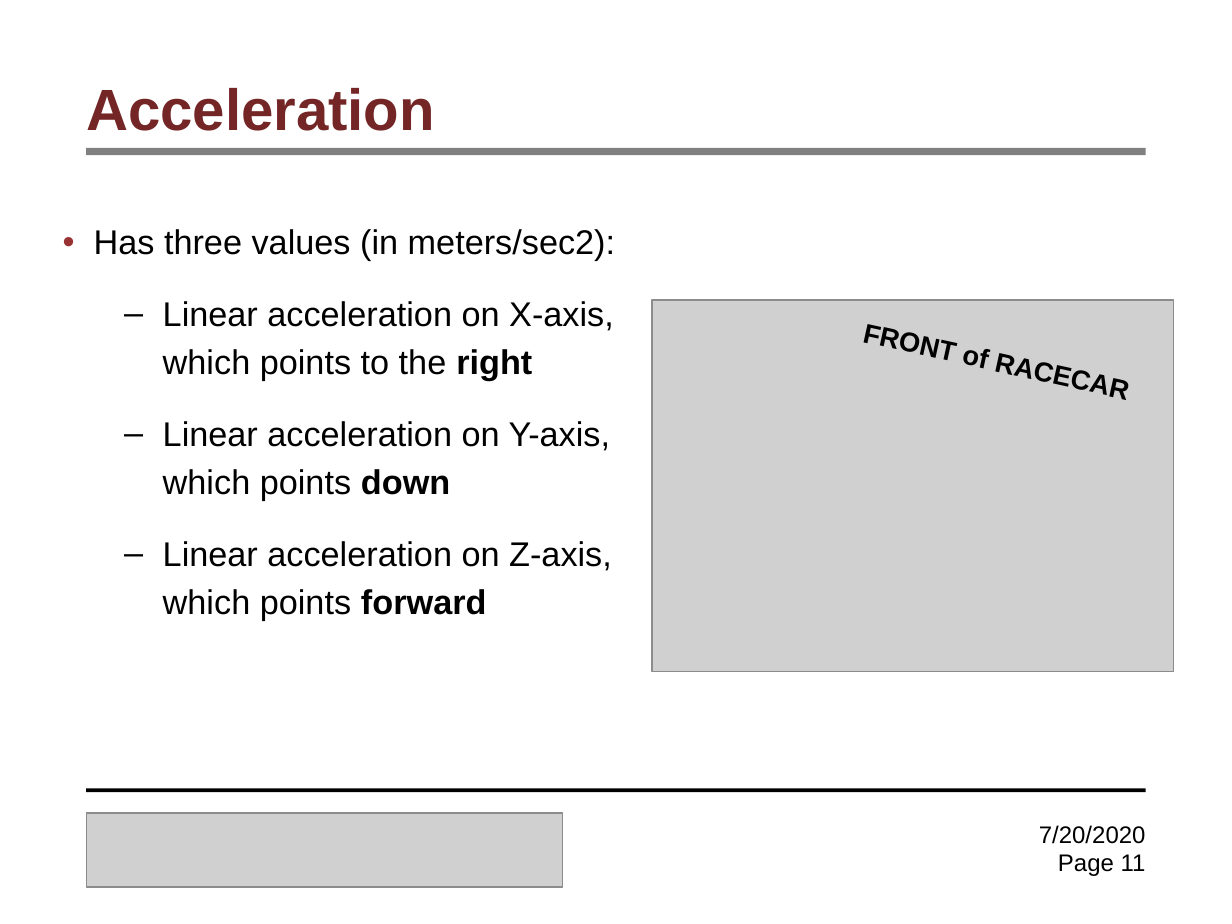
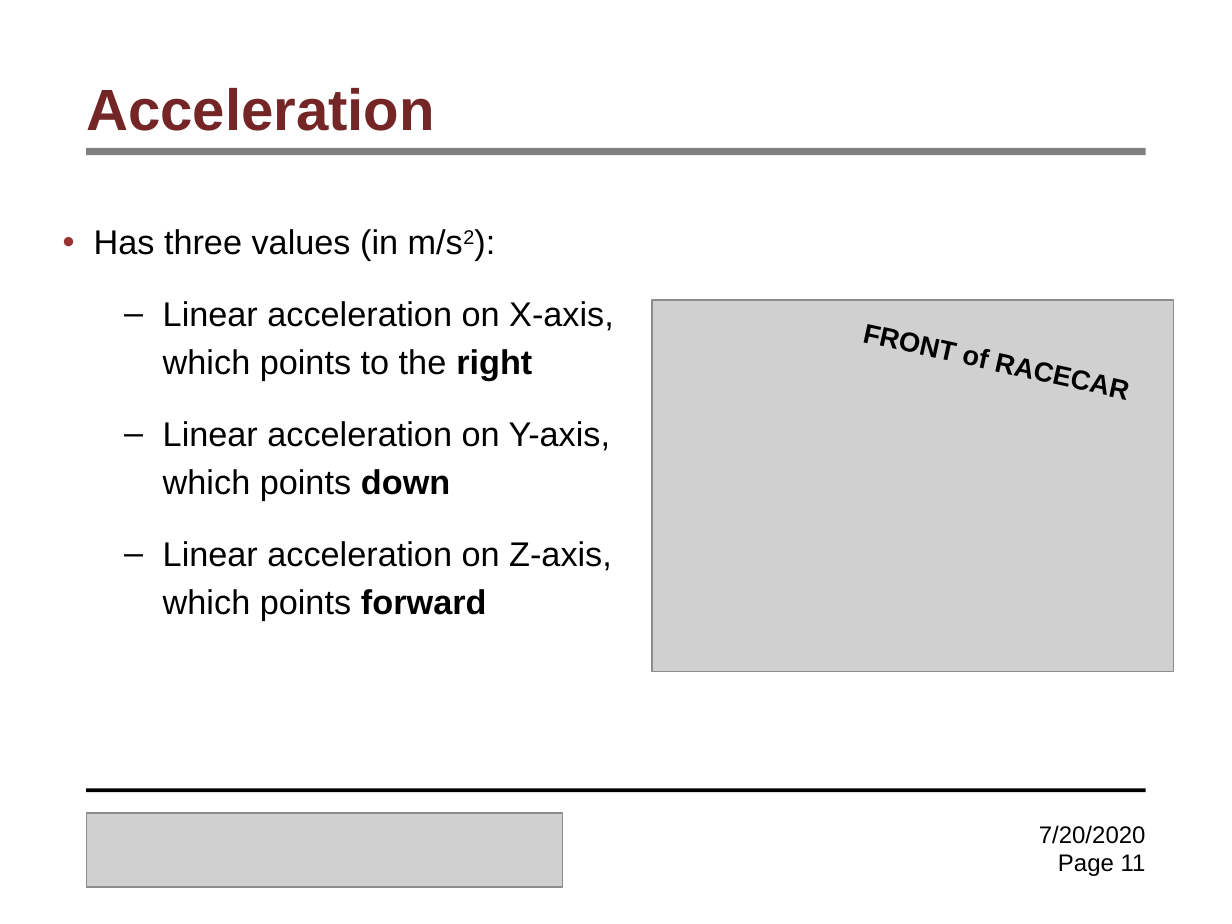
Before and after one commit to Samyak-code/Instructorfiles, a slide deck: slide 11 of lectures/Lab4.pptx. Drawn at 1232x924 pixels with LibreOffice and Linux fonts; fonts in the diff are those of the drawing; grey boxes stand for pictures. Boxes give left, top, right and bottom in pixels: in the first picture for what was removed or moved away, otherwise in the second. Text is boxed around its words. In the diff, an @@ line names an element or a change of style, - is before the commit and + after.

```diff
--- a/lectures/Lab4.pptx
+++ b/lectures/Lab4.pptx
@@ text at [94,229,463,261]: text changed @@
-• Has three values (in meters/sec2):
+• Has three values (in m/s2):
```
Also in this commit, not shown: 6 other slides changed, 1 other file.
